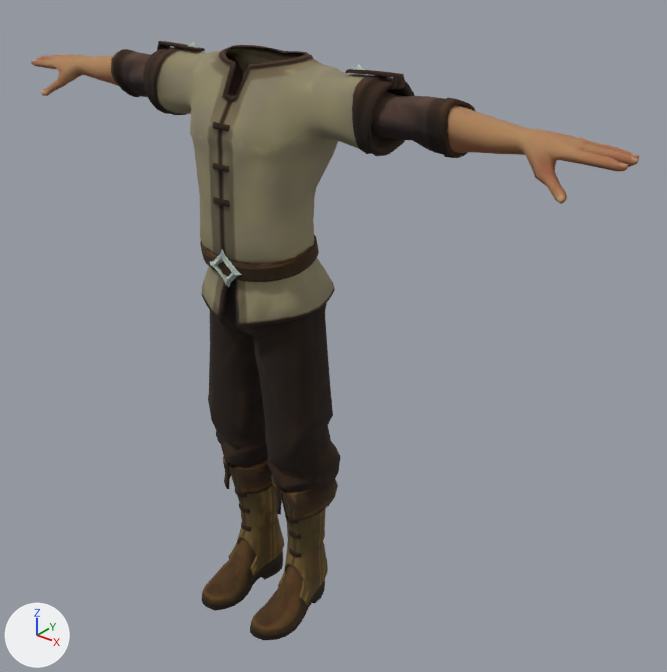
What one commit did to the glTF model public/assets/characters/body-preview/Male_Peasant.glb.
The view is the same before and after, from a camera (50 mm lens) standing at (1.494, -1.562, 1.895) and looking at (0.142, 0.128, 0.847). Arrows for +X, +Y and +Z are at lower left; the lights stay in place. The picture after the commit comes second. Vertices at exactly the same position are counted once.

The first picture shows 'Male_Peasant_Arms', 'Male_Peasant_Body', 'Male_Peasant_Feet', 'Male_Peasant_Legs'.
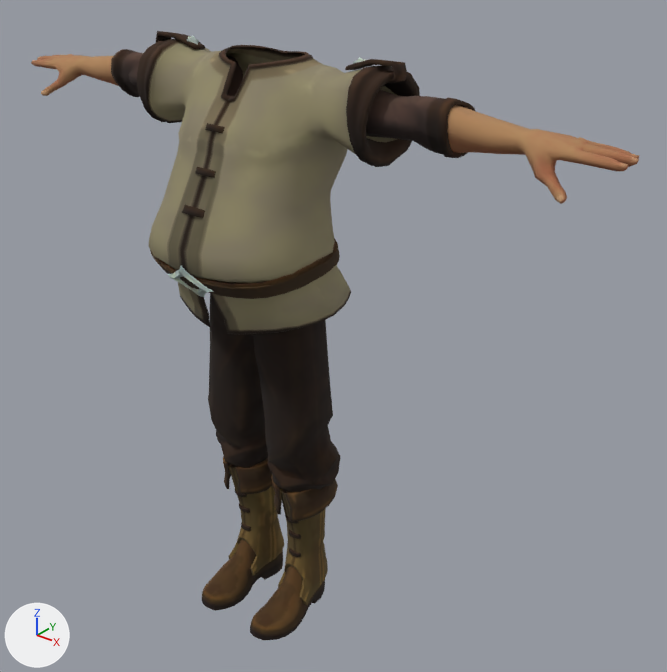
The newer file adds a shape key; the second version is drawn at full value of the shape key 'Fat.001' of 'Male_Peasant_Body', and the change is written as the vertex moves it makes.

Where the change shows, as pixel boxes [x1, y1, x2, y2] in the pictures (667 x 672 px):
'Male_Peasant_Body', reshaped
    before: [143, 41, 414, 328]
    after: [137, 31, 420, 334]

What the commit changed:
me_male_peasant_body is used by ob_male_peasant_body; location (0.0, 0.0, 0.0).
me_male_peasant_body had 1439 vertices, 2758 faces and spanned x -0.373..0.373, y -0.125..0.184, z 0.921..1.559.
me_male_peasant_body now has 1439 vertices, 2758 faces and spans x -0.373..0.373, y -0.257..0.208, z 0.921..1.571.
me_male_peasant_body part 1: 1312 of 1439 vertices moved; they spanned x -0.373..0.373, y -0.125..0.184, z 0.921..1.552 and now span x -0.373..0.373, y -0.257..0.208, z 0.921..1.571; mean shift (0.0, -0.025, 0.002); largest move (-0.115, -0.079, 1.119) -> (-0.165, -0.201, 1.119).
